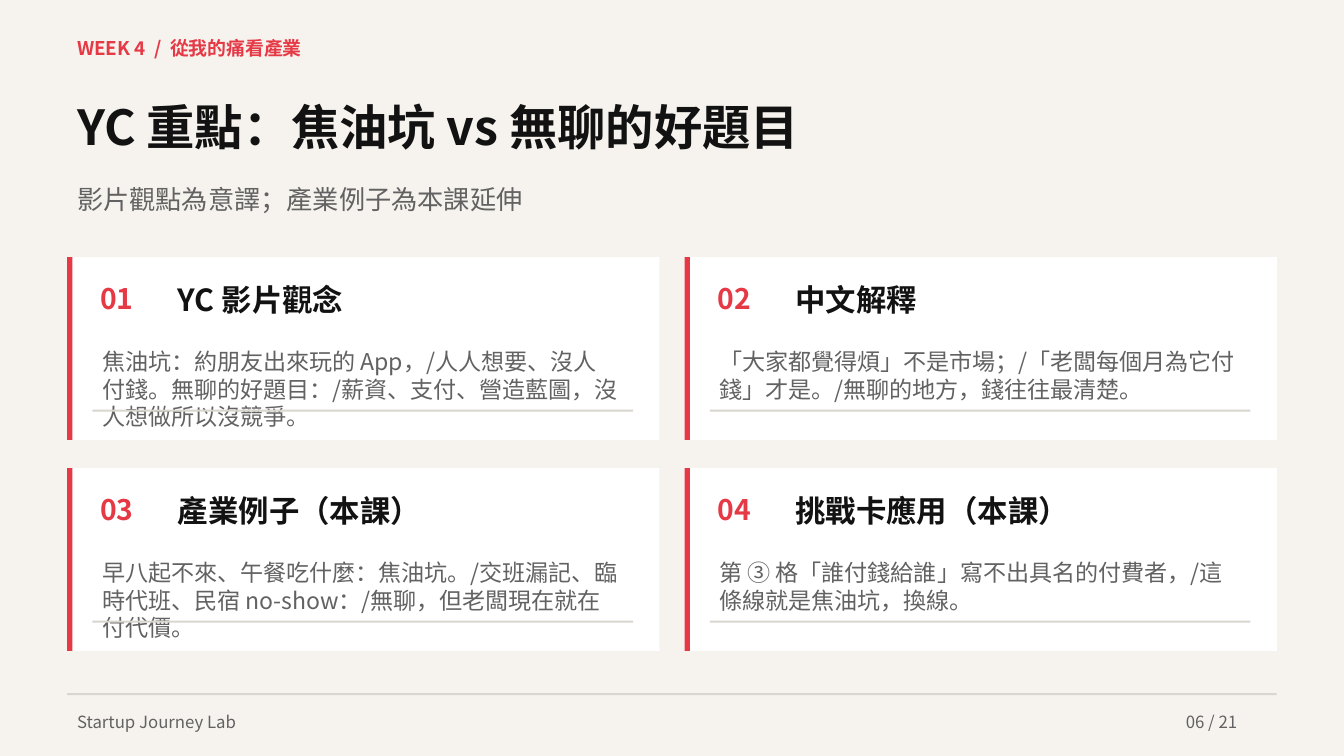
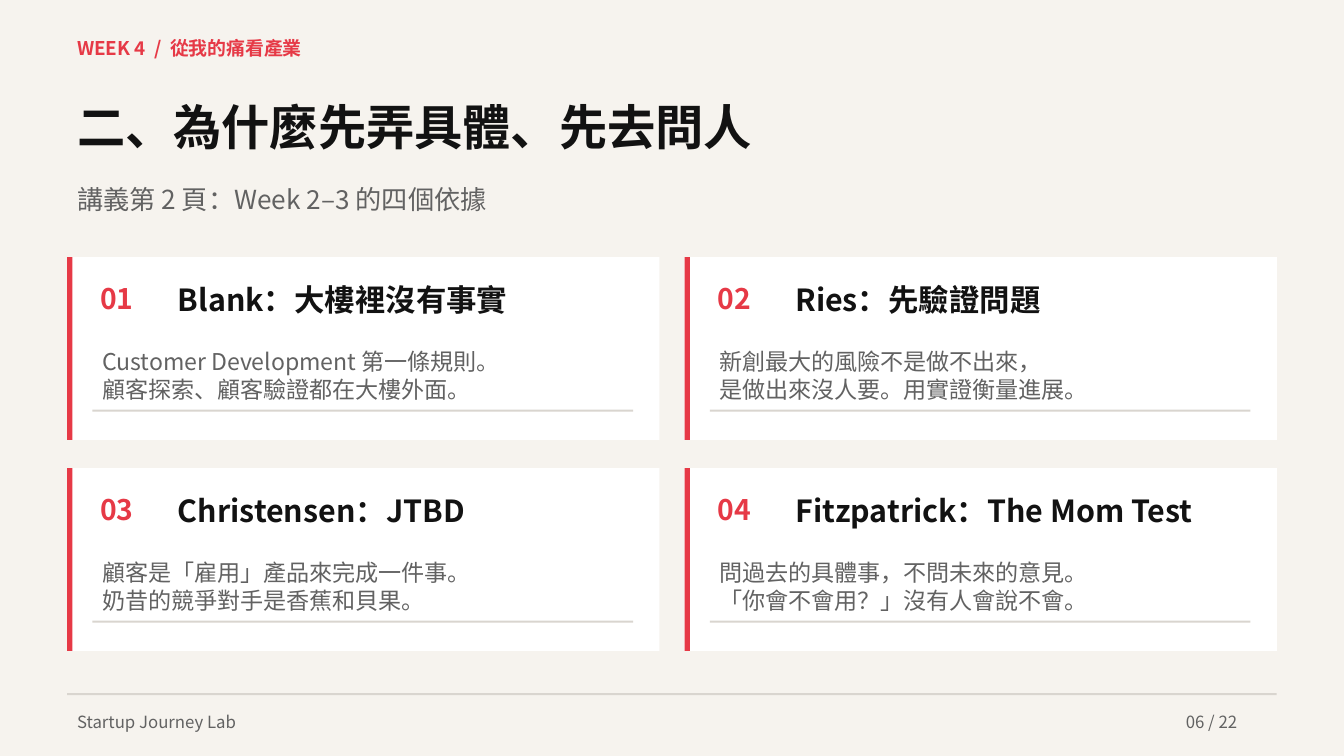
Before and after one commit to hpyuan1220/startup-journey-lab-app, a slide deck: slide 6 of materials/Week4_教學簡報.pptx. Drawn at 1344x756 pixels with LibreOffice and Linux fonts; fonts in the diff are those of the drawing. Boxes give left, top, right and bottom in pixels: in the first picture for what was removed or moved away, otherwise in the second. Text is boxed around its words. In the diff, an @@ line names an element or a change of style, - is before the commit and + after.

```diff
--- a/materials/Week4_教學簡報.pptx
+++ b/materials/Week4_教學簡報.pptx
@@ text at bbox=[77, 103, 752, 150]: text changed @@
-YC 重點：焦油坑 vs 無聊的好題目
+二、為什麼先弄具體、先去問人
@@ text at bbox=[77, 187, 487, 211]: text changed @@
-影片觀點為意譯；產業例子為本課延伸
+講義第 2 頁：Week 2–3 的四個依據
@@ text at bbox=[178, 285, 507, 314]: text changed @@
-YC 影片觀念
+Blank：大樓裡沒有事實
@@ text at bbox=[795, 285, 1040, 314]: text changed @@
-中文解釋
+Ries：先驗證問題
@@ text at bbox=[102, 350, 499, 400]: text changed @@
-焦油坑：約朋友出來玩的 App，/人人想要、沒人付錢。無聊的好題目：/薪資、支付、營造藍圖，沒人想做所以沒競爭。
+Customer Development 第一條規則。
+顧客探索、顧客驗證都在大樓外面。
@@ text at bbox=[720, 350, 1088, 400]: text changed @@
-「大家都覺得煩」不是市場；/「老闆每個月為它付錢」才是。/無聊的地方，錢往往最清楚。
+新創最大的風險不是做不出來，
+是做出來沒人要。用實證衡量進展。
@@ text at bbox=[178, 497, 465, 523]: text changed @@
-產業例子（本課）
+Christensen：JTBD
@@ text at bbox=[795, 497, 1192, 529]: text changed @@
-挑戰卡應用（本課）
+Fitzpatrick：The Mom Test
@@ text at bbox=[102, 561, 470, 611]: text changed @@
-早八起不來、午餐吃什麼：焦油坑。/交班漏記、臨時代班、民宿 no-show：/無聊，但老闆現在就在付代價。
+顧客是「雇用」產品來完成一件事。
+奶昔的競爭對手是香蕉和貝果。
@@ text at bbox=[720, 561, 1088, 611]: text changed @@
-第 ③ 格「誰付錢給誰」寫不出具名的付費者，/這條線就是焦油坑，換線。
+問過去的具體事，不問未來的意見。
+「你會不會用？」沒有人會說不會。
@@ text at bbox=[1186, 715, 1238, 728]: text changed @@
-06 / 21
+06 / 22
```
Also in this commit, not shown: 14 other slides changed, 7 slides added, 6 slides removed, 4 other files.
